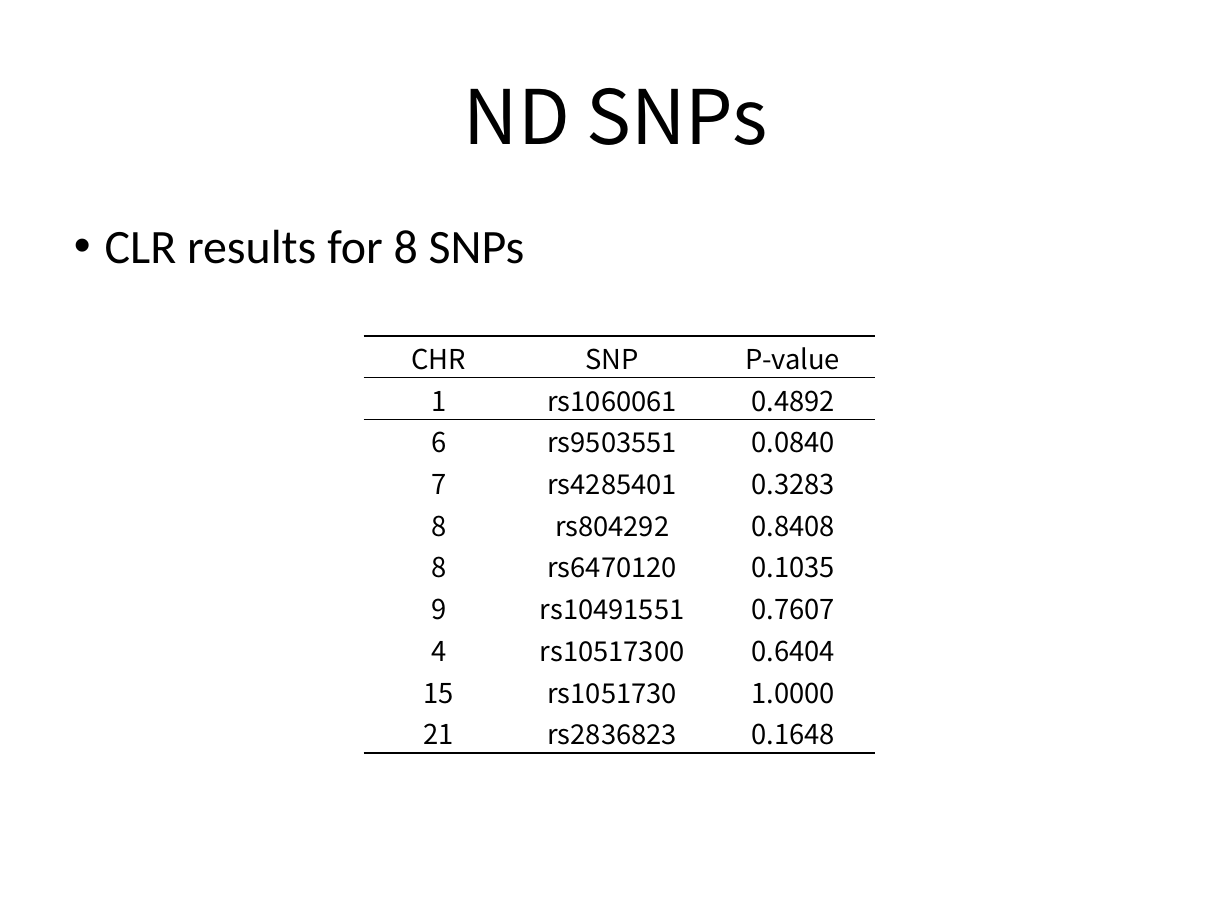
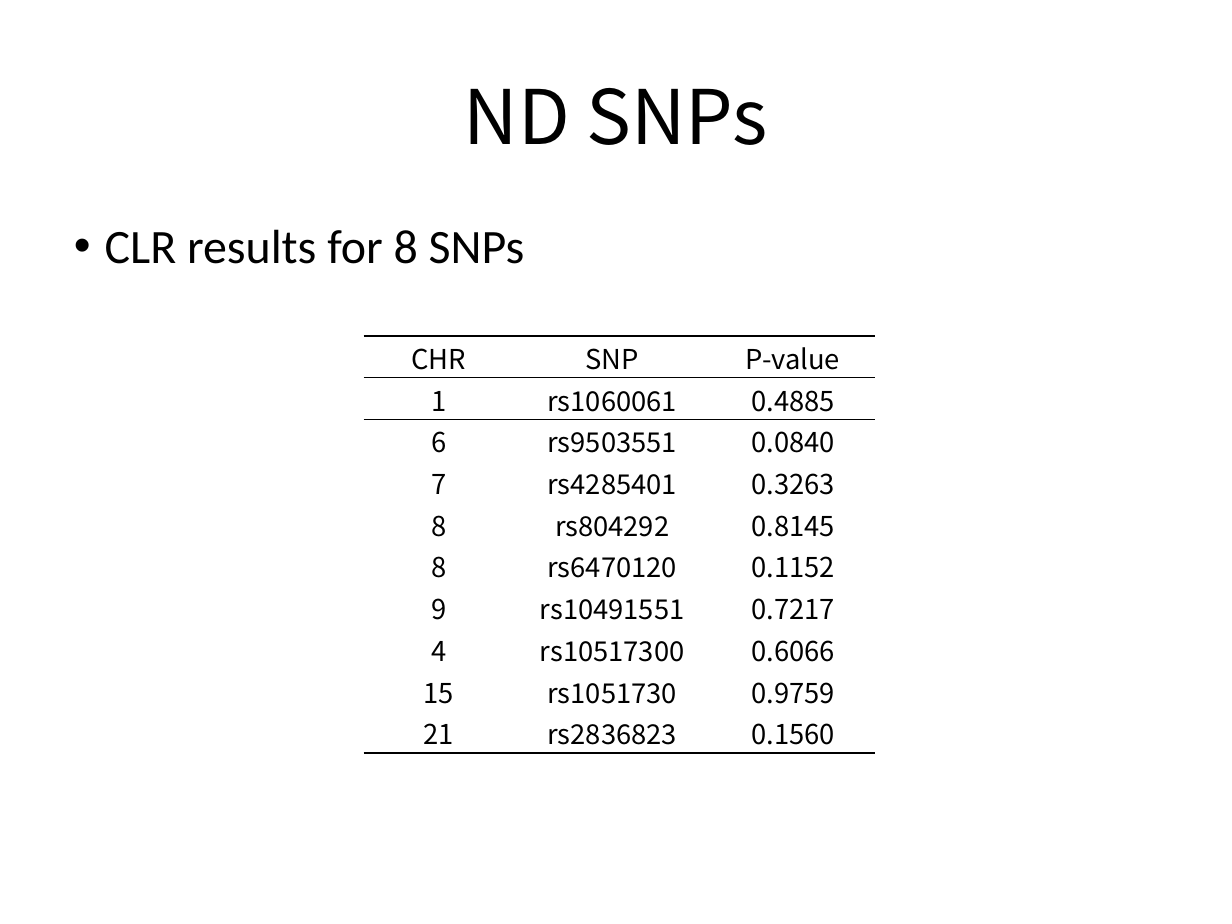
Before and after one commit to wonji/WJ_codes, a slide deck: slide 6 of LAM/Revision_20181012.pptx (slide 4 before the commit). Drawn at 1232x924 pixels with LibreOffice and Linux fonts; fonts in the diff are those of the drawing. Boxes give left, top, right and bottom in pixels: in the first picture for what was removed or moved away, otherwise in the second. Text is boxed around its words. In the diff, an @@ line names an element or a change of style, - is before the commit and + after.

```diff
--- a/LAM/Revision_20181012.pptx
+++ b/LAM/Revision_20181012.pptx
@@ table at (363,336,876,754) @@
-row 2, column 3: 0.4892
+row 2, column 3: 0.4885
-row 4, column 3: 0.3283
+row 4, column 3: 0.3263
-row 5, column 3: 0.8408
+row 5, column 3: 0.8145
-row 6, column 3: 0.1035
+row 6, column 3: 0.1152
-row 7, column 3: 0.7607
+row 7, column 3: 0.7217
-row 8, column 3: 0.6404
+row 8, column 3: 0.6066
-row 9, column 3: 1.0000
+row 9, column 3: 0.9759
-row 10, column 3: 0.1648
+row 10, column 3: 0.1560
```
Also in this commit, not shown: 3 other slides changed, 2 slides added, 10 other files.
